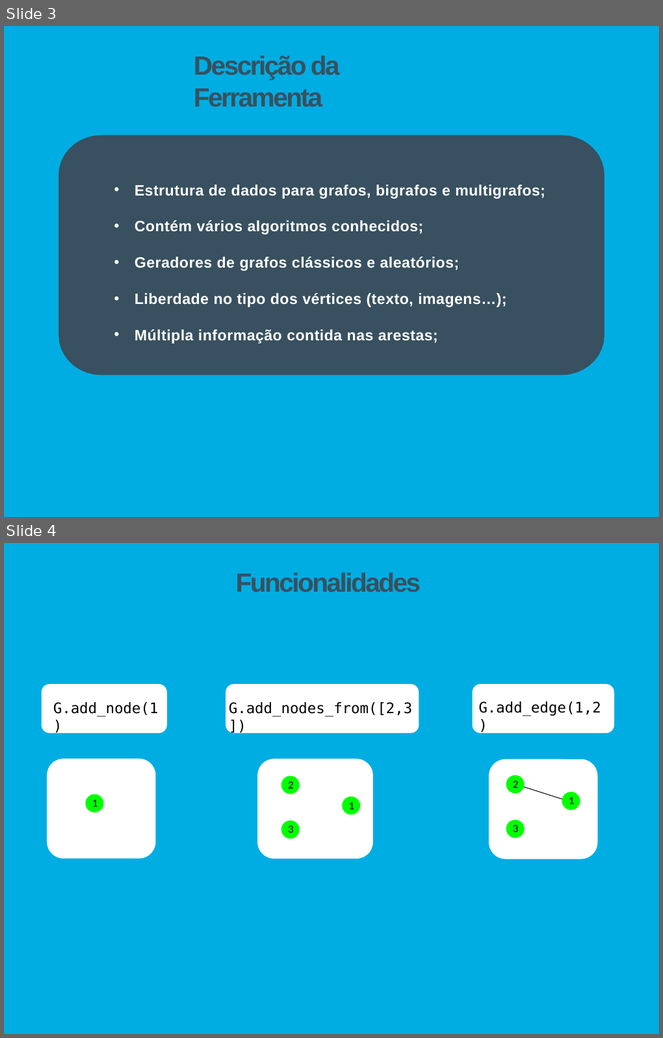
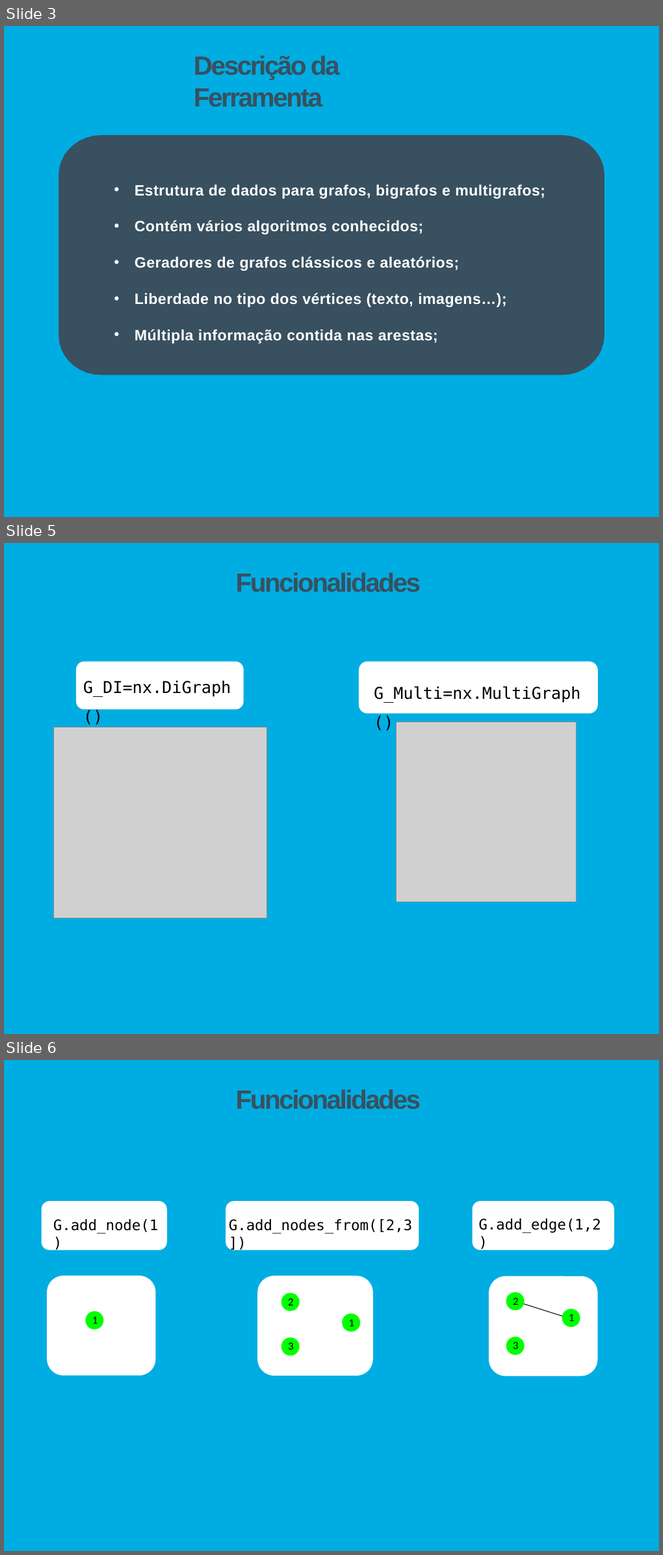
Before and after one commit to Tibblue/PLC, a slide deck: SPLN/tp2/apresSPLN.pptx. Shown one above the other, each under a label of ours: slides 3 and 4 before the commit, slides 3, 5 and 6 after it; the slides between them are not shown. The pictures are 663x1038 and 663x1555 pixels, drawn with LibreOffice and Linux fonts; fonts in the diff are those of the drawing; grey boxes stand for pictures. Boxes give left, top, right and bottom in pixels: in the first picture for what was removed or moved away, otherwise in the second. Text is boxed around its words. In the diff, an @@ line names an element or a change of style, - is before the commit and + after.

```diff
--- a/SPLN/tp2/apresSPLN.pptx
+++ b/SPLN/tp2/apresSPLN.pptx
@@ slide 5 added at bbox=[4, 543, 659, 1034], background #FFFFFF; not listed: 1 template element that a slide beside it also shows @@
@@ title added at bbox=[236, 572, 421, 592], 29 pt, text #38505F, bold @@
+Funcionalidades
@@ rounded rectangle added at bbox=[76, 661, 244, 709], fill #FFFFFF @@
@@ rounded rectangle added at bbox=[359, 661, 598, 714], fill #FFFFFF @@
@@ text added at bbox=[83, 681, 232, 697], 18 pt, text #000000 @@
+G_DI=nx.DiGraph()
@@ text added at bbox=[374, 686, 581, 703], 18 pt, text #000000 @@
+G_Multi=nx.MultiGraph()
@@ picture added at bbox=[54, 727, 267, 919] @@
@@ picture added at bbox=[397, 722, 577, 902] @@
@@ what was slide 4 is now slide 6 @@
```
Also in this commit, not shown: 1 slide changed, 1 other slide added.
